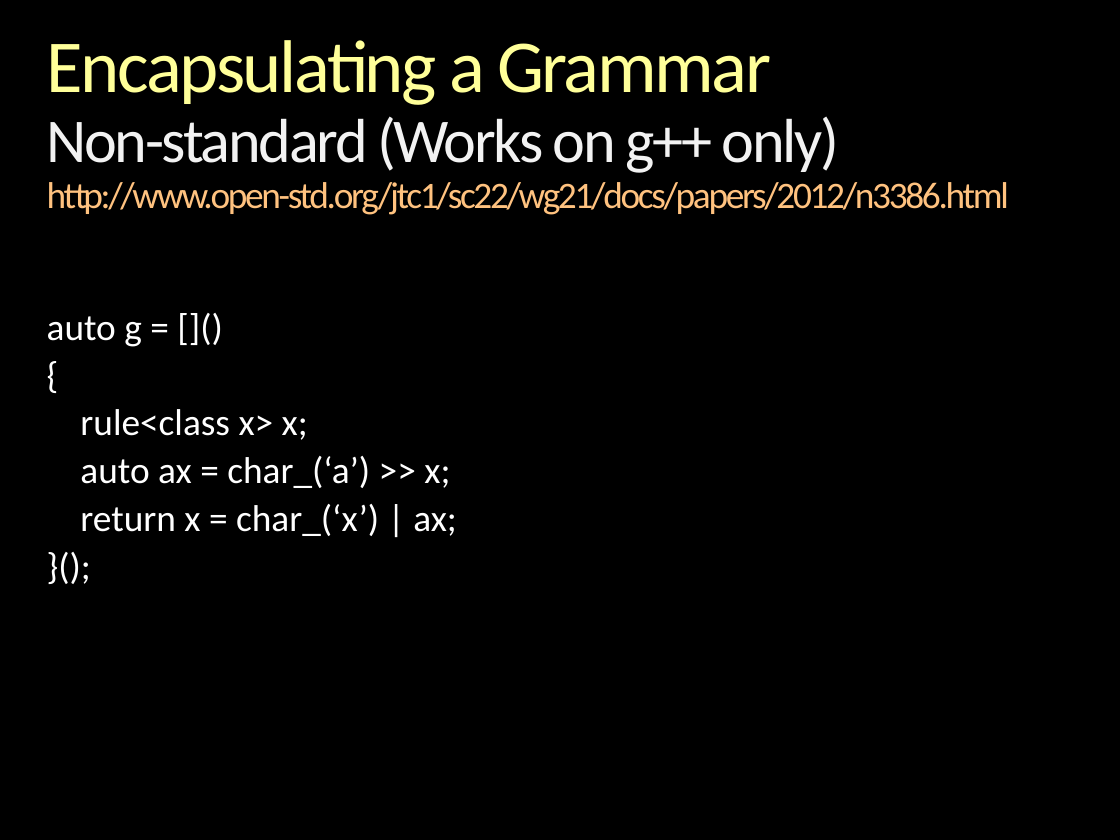
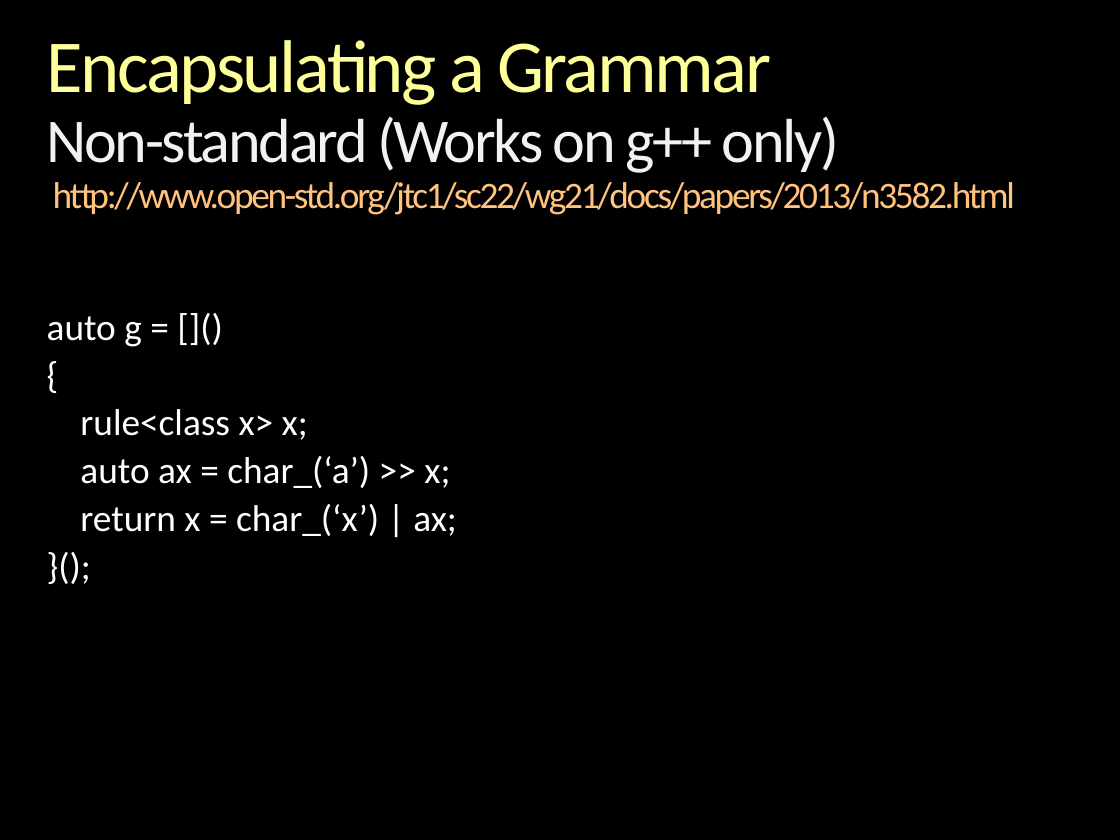
Before and after one commit to boostorg/spirit, a slide deck: slide 44 of libs/spirit/doc/cppnow_2013/Inside Spirit X3.pptx. Drawn at 1120x840 pixels with LibreOffice and Linux fonts; fonts in the diff are those of the drawing; background and template pictures are left out. Boxes give left, top, right and bottom in pixels: in the first picture for what was removed or moved away, otherwise in the second. Text is boxed around its words. In the diff, an @@ line names an element or a change of style, - is before the commit and + after.

Commit message:
slides updates

```diff
--- a/libs/spirit/doc/cppnow_2013/Inside Spirit X3.pptx
+++ b/libs/spirit/doc/cppnow_2013/Inside Spirit X3.pptx
@@ title at bbox=[47, 40, 1015, 215]: text changed @@
-Encapsulating a Grammar
-Non-standard (Works on g++ only)
-http://www.open-std.org/jtc1/sc22/wg21/docs/papers/2012/n3386.html
+Encapsulating a Grammar
+Non-standard (Works on g++ only)
+http://www.open-std.org/jtc1/sc22/wg21/docs/papers/2013/n3582.html
```
Also in this commit, not shown: 7 other slides changed, 2 slides added, 5 other files.
